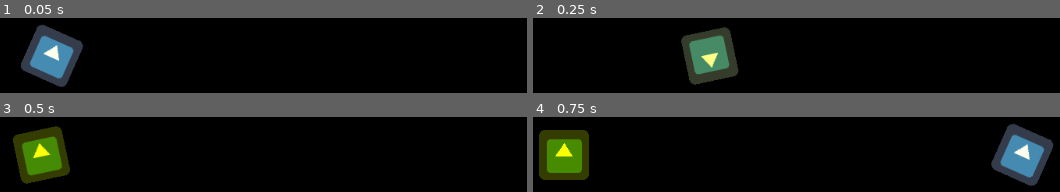
Above: before the commit, frames 1-4 (two rows, left to right).
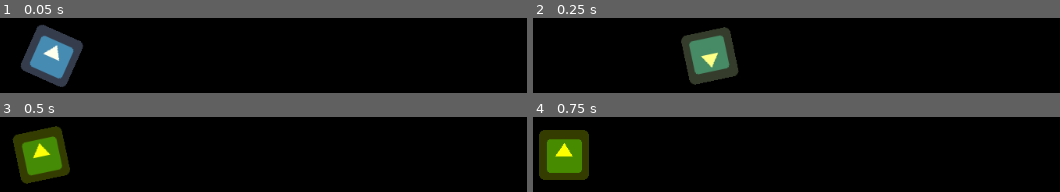
Above: after the commit, the same moments.

Repository: AhmedElTabarani/AnimationRecorderGodot
Game: Godot game, scene res://Examble/TestWorld.tscn
Same seed, same stepped clock (60 frames per second), same inputs: the game is played once before the commit and once after it. The engine's default icon, where the game draws it, is replaced by a stand-in: a white triangle on a blue panel in a dark square.
Inputs:
- Up to frame 1 (0.05 s): no input
- Up to frame 2 (0.25 s): no input
- Up to frame 3 (0.5 s): no input
- Up to frame 4 (0.75 s): no input

Frames 1-3 are identical in both runs. In frame 4, 6.3% of the frame differs, in the area x 86-99%, y 9-92%.

Commit message:
Restructure the recording process, fix #4, fix #5

Diff:
--- a/AnimationRecorder/Record.gd
+++ b/AnimationRecorder/Record.gd
@@ -2,6 +2,8 @@
 extends Control
 
 onready var viewport = get_viewport()
+onready var SpritesheetGenerator = preload("res://AnimationRecorder/SpritesheetGenerator/SpritesheetGenerator.tscn")
+onready var spritesheetGenerator = SpritesheetGenerator.instance()
 
 export(float) var fps = 60.0
 export(NodePath) var animation_player_path = null
@@ -20,6 +22,7 @@
 var length : float
 var rate : float = 0.0
 var pos : float = 0.0
+var id = -1
 
 func _set_save_as(option):
 	saveOption = option
@@ -64,6 +67,21 @@
 		print("Length: ", length, 's')
 		print("FPS: ", fps)
 
+		# Create result folder if it doesn't exist
+		var dir = Directory.new()
+		if dir.dir_exists(resultFolder) != true:
+			dir.make_dir(resultFolder)
+
+		# Prevent Godot from importing the output images as resources
+		var file = File.new()
+		file.open(resultFolder + "/.gdignore", File.WRITE)
+		file.close()
+
+		add_child(spritesheetGenerator)
+		# Pass initial data to Spritesheet Generator
+		spritesheetGenerator._init_data(numberOfColumns, resultFolder, exitAfterFinish)
+		spritesheetGenerator.visible = false
+
 func _check_exception_errors():
 	assert(animation_player_path != "", "Error: AnimationPlayer Path is Null")
 	assert(get_node(animation_player_path) is AnimationPlayer, "Error: Expected an AnimationPlayer Path")
@@ -75,6 +93,7 @@
 	if not Engine.editor_hint:
 		animation_player.seek(pos, true)
 		pos += rate
+
 		_take_image()
 
 		# Waiting while the image is taken
@@ -82,47 +101,48 @@
 
 		if animation_player.current_animation_position == length:
 			_take_image() # Capture last frame
-			_save_images()
 
-			# Stop '_process(delta)' function
+			match saveOption:
+				SaveAs.SPLIT_IMAGES:
+					_record_finished()
+
+				SaveAs.SPRITE_SHEET:
+					spritesheetGenerator.visible = true
+					spritesheetGenerator._generate_spritesheet()
+
 			set_process(false)
+			return
 
 func _take_image():
+
+	if id == -1:
+		id += 1
+		return
+
 	var image = viewport.get_texture().get_data()
-
 	image.flip_y()
 	image = image.get_rect(self.get_rect())
 	image.convert(Image.FORMAT_RGBA8)
-	images.push_back(image)
-
-func _save_images():
-
-	# BUG !!
-	# Delete first frame (it always be an empty image)
-	images.pop_front()
-
-	print("No. images: ", images.size())
-	print("Recording has compeleted")
 
 	match saveOption:
 		SaveAs.SPLIT_IMAGES:
-			var dir = Directory.new()
-			if dir.dir_exists(resultFolder) != true:
-				dir.make_dir(resultFolder)
-
-			var id = 0
-			var path
-			for image in images:
-				path = str(id) + ".png"
-				image.save_png(resultFolder + '/' + path)
-				id += 1
-			print("Images are stored in ", resultFolder)
-
-			if exitAfterFinish:
-				get_tree().quit()
-
+			# Save in folder
+			_save_image(image)
 
 		SaveAs.SPRITE_SHEET:
-			var spritesheetGenerator = preload("res://AnimationRecorder/SpritesheetGenerator/SpritesheetGenerator.tscn").instance()
-			add_child(spritesheetGenerator)
-			spritesheetGenerator._create_spritesheet(images, numberOfColumns, resultFolder, exitAfterFinish)
+			# Save in Grid
+			spritesheetGenerator._save_image(image)
+
+func _save_image(image):
+	var path
+	path = str(id) + ".png"
+	image.save_png(resultFolder + '/' + path)
+	id += 1
+
+func _record_finished():
+	print("No. images: ", id)
+	print("Recording has compeleted")
+	print("Images are stored in ", resultFolder)
+
+	if exitAfterFinish:
+		get_tree().quit()
--- a/AnimationRecorder/Record.tscn
+++ b/AnimationRecorder/Record.tscn
@@ -10,4 +10,5 @@
 __meta__ = {
 "_edit_use_anchors_": false
 }
+animation_player_path = null
 exitAfterFinish = false
--- a/AnimationRecorder/SpritesheetGenerator/SpritesheetGenerator.gd
+++ b/AnimationRecorder/SpritesheetGenerator/SpritesheetGenerator.gd
@@ -5,24 +5,24 @@
 var imageTexture : ImageTexture
 var textureRect : TextureRect
 
-func _create_spritesheet(images, numberOfColumns, resultFolder, exitAfterFinish):
+var resultFolder
+var exitAfterFinish
 
+func _init_data(numberOfColumns, resultFolder, exitAfterFinish):
 	Grid.columns = numberOfColumns
+	self.resultFolder = resultFolder
+	self.exitAfterFinish = exitAfterFinish
 
-	for image in images:
-		imageTexture = ImageTexture.new()
-		imageTexture.create_from_image(image)
+func _save_image(image):
+	imageTexture = ImageTexture.new()
+	imageTexture.create_from_image(image)
 
-		textureRect = TextureRect.new()
-		textureRect.texture = imageTexture
+	textureRect = TextureRect.new()
+	textureRect.texture = imageTexture
 
-		Grid.add_child(textureRect)
+	Grid.add_child(textureRect)
 
-	# Waiting while the grid render his children
-	yield(get_tree(), "idle_frame")
-	yield(get_tree(), "idle_frame")
-
+func _generate_spritesheet():
 	# Set the size of the sprite sheet
 	$Viewport.size =  Grid.rect_size
-
-	$Viewport._save_spritesheet(resultFolder, exitAfterFinish)
+	$Viewport._generate_spritesheet(resultFolder, exitAfterFinish)
--- a/AnimationRecorder/SpritesheetGenerator/Viewport.gd
+++ b/AnimationRecorder/SpritesheetGenerator/Viewport.gd
@@ -1,6 +1,6 @@
 extends Viewport
 
-func _save_spritesheet(resultFolder, exitAfterFinish):
+func _generate_spritesheet(resultFolder, exitAfterFinish):
 
 	# Waiting while the viewport texture has rendered
 	yield(get_tree(), "idle_frame")
@@ -10,10 +10,9 @@
 	spritesheet.flip_y()
 	spritesheet.convert(Image.FORMAT_RGBA8)
 
-	var dir = Directory.new()
-	if dir.dir_exists(resultFolder) != true:
-		dir.make_dir(resultFolder)
 
+	print("Size of spritesheet: ", size)
+	print("Recording has compeleted")
 	spritesheet.save_png(resultFolder + '/'+ "spritesheet.png")
 	print("Spritesheet has been stored in ", resultFolder)
 
--- a/Examble/TestWorld.tscn
+++ b/Examble/TestWorld.tscn
@@ -61,5 +61,3 @@
 animation_player_path = NodePath("../AnimationPlayer")
 animation_name = "test"
 resultFolder = "res://Examble/Result"
-saveOption = 1
-numberOfColumns = 8
--- a/project.godot
+++ b/project.godot
@@ -10,7 +10,6 @@
 
 _global_script_classes=[  ]
 _global_script_class_icons={
-
 }
 
 [application]
Not shown, added: Examble/Result/.gdignore
Not shown, removed: Examble/Result/0.png.import
Not shown, removed: Examble/Result/1.png.import
Not shown, removed: Examble/Result/10.png.import
Not shown, removed: Examble/Result/11.png.import
Not shown, removed: Examble/Result/12.png.import
Not shown, removed: Examble/Result/13.png.import
Not shown, removed: Examble/Result/14.png.import
Not shown, removed: Examble/Result/15.png.import
Not shown, removed: Examble/Result/16.png.import
Not shown, removed: Examble/Result/17.png.import
Not shown, removed: Examble/Result/18.png.import
(and 21 more such lines)
